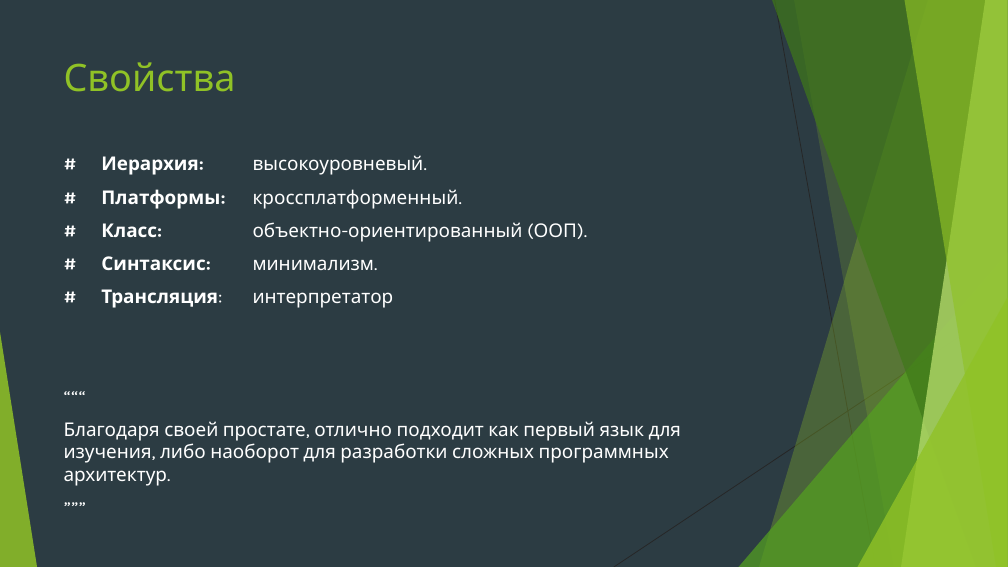
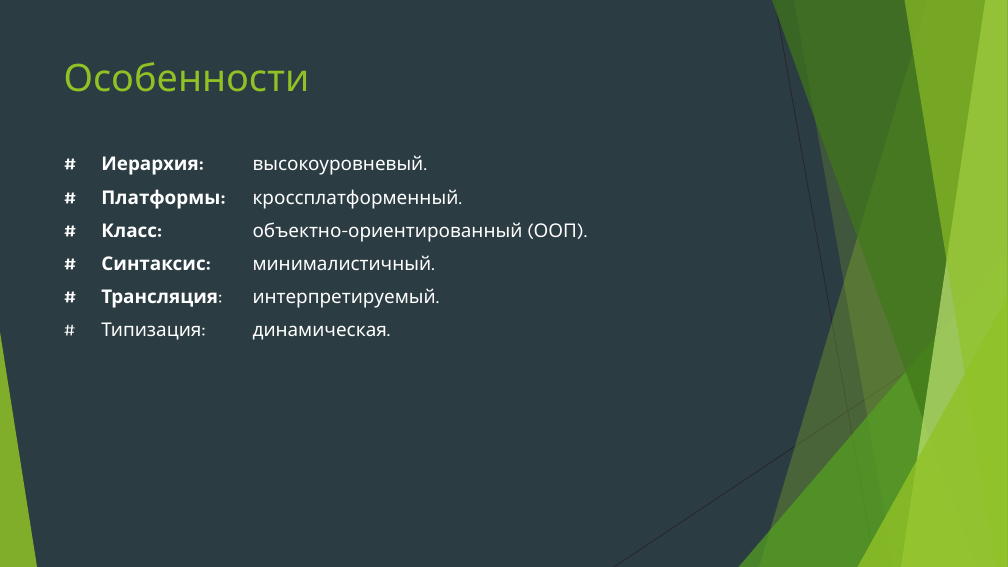
Before and after one commit to Yegor9151/for_corund, a slide deck: slide 5 of course_project_for_korund/ver 1.1/уроки/МК по Python.pptx (slide 4 before the commit). Drawn at 1008x567 pixels with LibreOffice and Linux fonts; fonts in the diff are those of the drawing. Boxes give left, top, right and bottom in pixels: in the first picture for what was removed or moved away, otherwise in the second. Text is boxed around its words. In the diff, an @@ line names an element or a change of style, - is before the commit and + after.

```diff
--- a/course_project_for_korund/ver 1.1/уроки/МК по Python.pptx
+++ b/course_project_for_korund/ver 1.1/уроки/МК по Python.pptx
@@ title at (64,62,310,92): text changed @@
-Свойства
+Особенности
@@ text at (101,255,436,340): text changed @@
-# Синтаксис: минимализм.
-# Трансляция: интерпретатор
-“““
-Благодаря своей простате, отлично подходит как первый язык для изучения, либо наоборот для разработки сложных программных архитектур.
-”””
+# Синтаксис: минималистичный.
+# Трансляция: интерпретируемый.
+# Типизация: динамическая.
```
Also in this commit, not shown: 18 other slides changed, 4 slides added, 20 slides removed.
